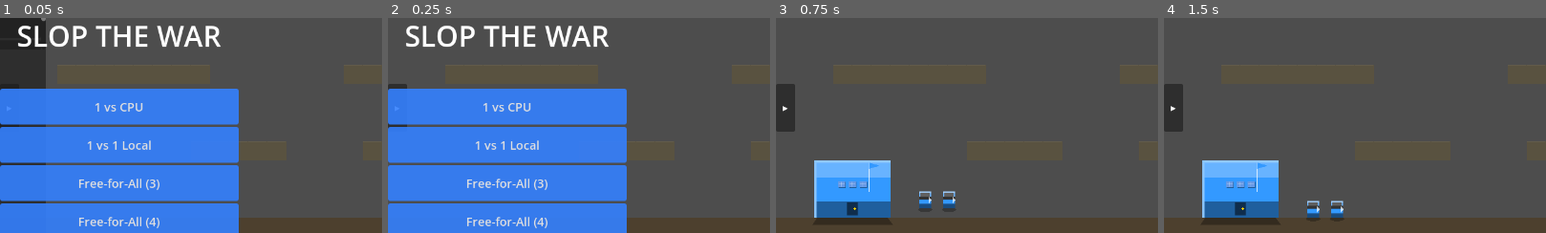
Above: before the commit, frames 1-4 (left to right).
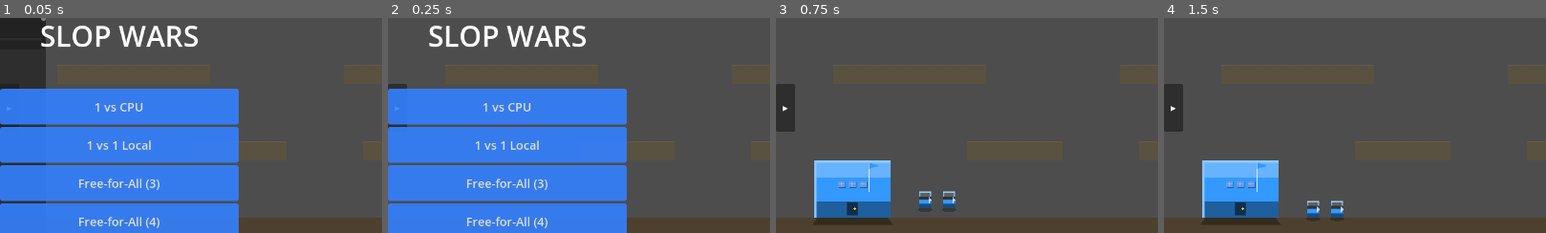
Above: after the commit, the same moments.

Repository: infinitybiscuit/fortress-command
Game: Godot game, scene res://scenes/game/game_scene.tscn
Same seed, same stepped clock (60 frames per second), same inputs: the game is played once before the commit and once after it.
Inputs (mouse positions are % of the whole screen's width and height, from its top left):
- Up to frame 1 (0.05 s): no input
- Up to frame 2 (0.25 s): no input
- Up to frame 3 (0.75 s): click "▸" at 0.5 s
- Up to frame 4 (1.5 s): tap A at 1.25 s; move the mouse to (72, 45) at 1.27 s; hold Right (ui_right) from 1.28 s (still down); click (72, 45) at 1.42 s
The pictures show only the part of the screen within x 0-50%, y 29-79%; the shares and areas given below are measured in that part.

The runs differ from the first frame. In frame 1, 2.9% of the frame differs, in the area x 4-58%, y 3-14%; in frame 2, 2.9%; in frame 3, nothing differs; in frame 4, nothing differs.

Commit message:
Rename to Slop Wars: The Next Generation, v31 (#33)
The game is now Slop Wars, subtitled The Next Generation: a Star Wars /
Star Trek mash-up, with "slop" nodding to AI slop and "generation" to
the AI generation used to make it. Updates the title screen, page title,
manifest, share text, version label, READMEs, spec, Godot project and
internal cache/room prefixes.

Co-Authored-By: Claude Opus 5.5 <noreply@anthropic.com>
Claude-Session: https://claude.ai/code/session_01HuEt5vPZ29tTQfvbgPWvLq

Diff:
--- a/godot/project.godot
+++ b/godot/project.godot
@@ -10,8 +10,8 @@
 
 [application]
 
-config/name="Slop the War"
-config/description="Slop the War - a strategic base-building war game"
+config/name="Slop Wars"
+config/description="Slop Wars - a strategic base-building war game"
 run/main_scene="res://scenes/game/game_scene.tscn"
 config/features=PackedStringArray("4.3", "Forward Plus")
 
@@ -74,14 +74,14 @@
 [preset.1]
 name="Windows"
 platform="Windows"
-export_path="export/windows/slop_the_war.exe"
+export_path="export/windows/slop_wars.exe"
 
 [preset.2]
 name="Linux"
 platform="Linux/X11"
-export_path="export/linux/slop_the_war"
+export_path="export/linux/slop_wars"
 
 [preset.3]
 name="macOS"
 platform="macOS"
-export_path="export/macos/slop_the_war.zip"
+export_path="export/macos/slop_wars.zip"
--- a/godot/scripts/autoload/game_renderer.gd
+++ b/godot/scripts/autoload/game_renderer.gd
@@ -1,4 +1,4 @@
-## GameRenderer — Slop the War procedural drawing utility
+## GameRenderer — Slop Wars procedural drawing utility
 ## Ports the JS Canvas 2D Renderer to Godot 4 CanvasItem.draw_*() calls.
 ## All methods are static; callers pass the drawing CanvasItem as first argument.
 class_name GameRenderer
--- a/godot/scripts/autoload/minimap_renderer.gd
+++ b/godot/scripts/autoload/minimap_renderer.gd
@@ -1,4 +1,4 @@
-## MinimapRenderer — Slop the War minimap rendering via ImageTexture.
+## MinimapRenderer — Slop Wars minimap rendering via ImageTexture.
 ## Draws terrain/buildings/units to an Image, blits it to an ImageTexture each frame.
 extends Node
 
--- a/godot/scripts/entities/building.gd
+++ b/godot/scripts/entities/building.gd
@@ -1,4 +1,4 @@
-## Building — Slop the War Building Entity
+## Building — Slop Wars Building Entity
 ## Migrated from HTML5/JS to Godot GDScript
 ## Handles building stats, construction, auto-attack turrets, and training queue
 
--- a/godot/scripts/entities/projectile.gd
+++ b/godot/scripts/entities/projectile.gd
@@ -1,4 +1,4 @@
-## Projectile — Slop the War projectile entity
+## Projectile — Slop Wars projectile entity
 ## A lightweight Node2D that flies from a shooter toward a target and applies
 ## damage on impact. Rendered via GameRenderer.draw_projectile in local space
 ## so the active Camera2D handles the world→screen transform.
--- a/godot/scripts/entities/unit.gd
+++ b/godot/scripts/entities/unit.gd
@@ -1,4 +1,4 @@
-## Unit — Slop the War Unit Entity
+## Unit — Slop Wars Unit Entity
 ## Migrated from HTML5/JS to Godot GDScript
 ## Handles movement, combat, repair, and state management via CharacterBody2D
 
--- a/godot/scripts/entities/unit_camera.gd
+++ b/godot/scripts/entities/unit_camera.gd
@@ -1,4 +1,4 @@
-## UnitCamera — Camera2D with world bounds clamping for Slop the War
+## UnitCamera — Camera2D with world bounds clamping for Slop Wars
 ## Follows the Unit and clamps to world boundaries (200x20 tiles at 32px each)
 
 class_name UnitCamera
--- a/godot/scripts/game/camera_2d.gd
+++ b/godot/scripts/game/camera_2d.gd
@@ -1,4 +1,4 @@
-## Camera2D — Slop the War RTS Camera Controller
+## Camera2D — Slop Wars RTS Camera Controller
 ## Handles smooth lerp pan, edge-scrolling, WASD/arrow pan, and camera limits.
 ## Attach to the Camera2D node in game_scene.tscn.
 
--- a/godot/scripts/game/game_scene.gd
+++ b/godot/scripts/game/game_scene.gd
@@ -1,4 +1,4 @@
-## GameScene — Slop the War Main Game Scene Manager
+## GameScene — Slop Wars Main Game Scene Manager
 ## Migrated from HTML5/JS to Godot GDScript
 ## Manages game loop, unit/building spawning, selection, and economy
 
@@ -96,7 +96,7 @@
 
 	# Title
 	var title := Label.new()
-	title.text = "SLOP THE WAR"
+	title.text = "SLOP WARS"
 	title.horizontal_alignment = HORIZONTAL_ALIGNMENT_CENTER
 	title.vertical_alignment = VERTICAL_ALIGNMENT_CENTER
 	title.add_theme_font_size_override("font_size", 48)
--- a/godot/scripts/game/tilemap.gd
+++ b/godot/scripts/game/tilemap.gd
@@ -1,4 +1,4 @@
-## GameTileMap — Slop the War TileMap System
+## GameTileMap — Slop Wars TileMap System
 ## Ports the JS TileMap class from index.html to Godot GDScript.
 ## Uses a 2D array (PoolByteArray grid) with String-keyed Maps matching the JS "tx,ty" pattern.
 
--- a/godot/scripts/root.gd
+++ b/godot/scripts/root.gd
@@ -1,4 +1,4 @@
 extends Node2D
 
 func _ready():
-	print("Slop the War: Root loaded")
+	print("Slop Wars: Root loaded")
--- a/godot/scripts/ui/hud.gd
+++ b/godot/scripts/ui/hud.gd
@@ -2,7 +2,7 @@
 extends Control
 
 # ═══════════════════════════════════════════════════════════════════
-# HUD - Heads-Up Display for Slop the War
+# HUD - Heads-Up Display for Slop Wars
 # Migrated from HTML5/CSS implementation
 # ═══════════════════════════════════════════════════════════════════
 
Not shown, changed: README.md
Not shown, changed: SPEC.md
Not shown, changed: entities.txt
Not shown, changed: foundation.txt
Not shown, changed: relay/README.md
Not shown, changed: relay/src/index.js
Not shown, changed: web/README.md
Not shown, changed: web/index.html
Not shown, changed: web/js/config.js
Not shown, changed: web/js/main.js
Not shown, changed: web/js/net.js
Not shown, changed: web/manifest.webmanifest
(and 2 more such lines)
